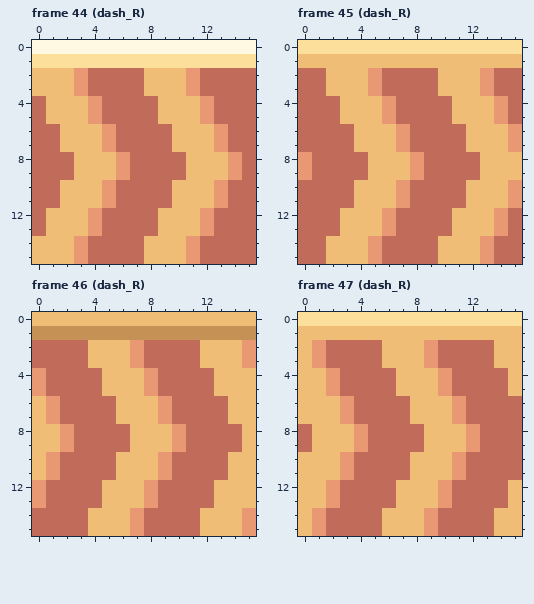
One commit to this pixel-art file: docs/img/mapchip.ase. This is how it looked before the edit.
16x16 pixels, 55 frames. Shown: frame 44 (dash_R), frame 45 (dash_R), frame 46 (dash_R), frame 47 (dash_R). The commit also changed other frames, which this record leaves out.
After:
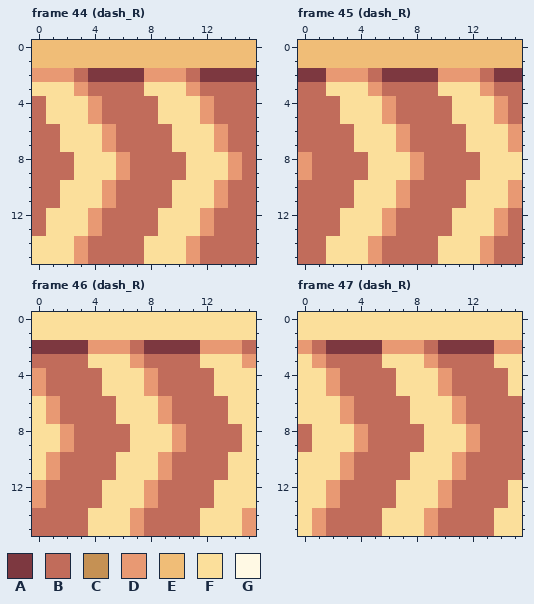
Palette (. is transparent): A #7d3840  B #c16c5b  C #c59154  D #e89973  E #f0bd77  F #fbdf9b  G #fff9e4
The edit:
Frame 44 (dash_R):
y 0: x 0..15 GGGGGGGGGGGGGGGG -> EEEEEEEEEEEEEEEE
y 1: x 0..15 FFFFFFFFFFFFFFFF -> EEEEEEEEEEEEEEEE
y 2: x 0..15 EEEDBBBBEEEDBBBB -> DDDBAAAADDDBAAAA
y 3: x 0..2 EEE -> FFF; x 8..10 EEE -> FFF
y 4..5: x 1..3 EEE -> FFF; x 9..11 EEE -> FFF
y 6..7: x 2..4 EEE -> FFF; x 10..12 EEE -> FFF
y 8..9: x 3..5 EEE -> FFF; x 11..13 EEE -> FFF
y 10..11: x 2..4 EEE -> FFF; x 10..12 EEE -> FFF
y 12..13: x 1..3 EEE -> FFF; x 9..11 EEE -> FFF
y 14..15: x 0..2 EEE -> FFF; x 8..10 EEE -> FFF
Frame 45 (dash_R):
y 0: x 0..15 FFFFFFFFFFFFFFFF -> EEEEEEEEEEEEEEEE
y 2: x 0..15 BBEEEDBBBBEEEDBB -> AADDDBAAAADDDBAA
y 3: x 2..4 EEE -> FFF; x 10..12 EEE -> FFF
y 4..5: x 3..5 EEE -> FFF; x 11..13 EEE -> FFF
y 6..7: x 4..6 EEE -> FFF; x 12..14 EEE -> FFF
y 8..9: x 5..7 EEE -> FFF; x 13..15 EEE -> FFF
y 10..11: x 4..6 EEE -> FFF; x 12..14 EEE -> FFF
y 12..13: x 3..5 EEE -> FFF; x 11..13 EEE -> FFF
y 14..15: x 2..4 EEE -> FFF; x 10..12 EEE -> FFF
Frame 46 (dash_R):
y 0: x 0..15 EEEEEEEEEEEEEEEE -> FFFFFFFFFFFFFFFF
y 1: x 0..15 CCCCCCCCCCCCCCCC -> FFFFFFFFFFFFFFFF
y 2: x 0..15 BBBBEEEDBBBBEEED -> AAAADDDBAAAADDDB
y 3: x 4..6 EEE -> FFF; x 12..14 EEE -> FFF
y 4..5: x 5..7 EEE -> FFF; x 13..15 EEE -> FFF
y 6..7: x 0 E -> F; x 6..8 EEE -> FFF; x 14..15 EE -> FF
y 8..9: x 0..1 EE -> FF; x 7..9 EEE -> FFF; x 15 E -> F
y 10..11: x 0 E -> F; x 6..8 EEE -> FFF; x 14..15 EE -> FF
y 12..13: x 5..7 EEE -> FFF; x 13..15 EEE -> FFF
y 14..15: x 4..6 EEE -> FFF; x 12..14 EEE -> FFF
Frame 47 (dash_R):
y 1: x 0..15 EEEEEEEEEEEEEEEE -> FFFFFFFFFFFFFFFF
y 2: x 0..15 EDBBBBEEEDBBBBEE -> DBAAAADDDBAAAADD
y 3: x 0 E -> F; x 6..8 EEE -> FFF; x 14..15 EE -> FF
y 4..5: x 0..1 EE -> FF; x 7..9 EEE -> FFF; x 15 E -> F
y 6..7: x 0..2 EEE -> FFF; x 8..10 EEE -> FFF
y 8..9: x 1..3 EEE -> FFF; x 9..11 EEE -> FFF
y 10..11: x 0..2 EEE -> FFF; x 8..10 EEE -> FFF
y 12..13: x 0..1 EE -> FF; x 7..9 EEE -> FFF; x 15 E -> F
y 14..15: x 0 E -> F; x 6..8 EEE -> FFF; x 14..15 EE -> FF
Boxes around the changes in both pictures, in picture pixels (x1, y1, x2, y2):
changed: (32, 40, 256, 264)
changed: (298, 40, 522, 264)
changed: (32, 312, 256, 536)
changed: (298, 326, 522, 536)
